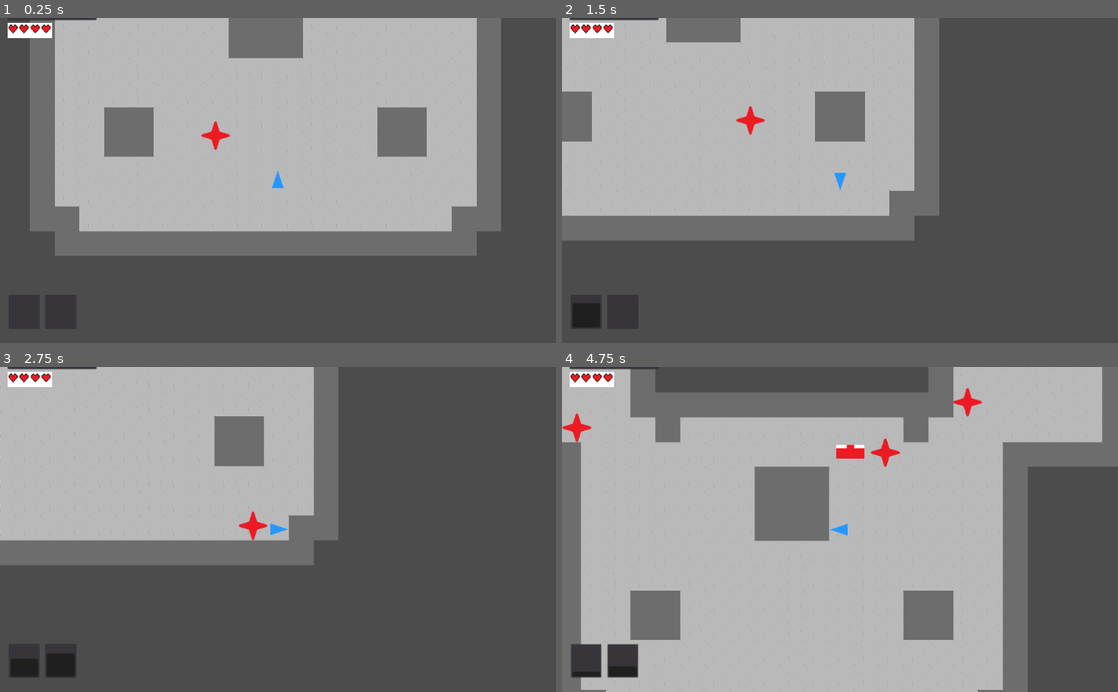
Above: before the commit, frames 1-4 (two rows, left to right).
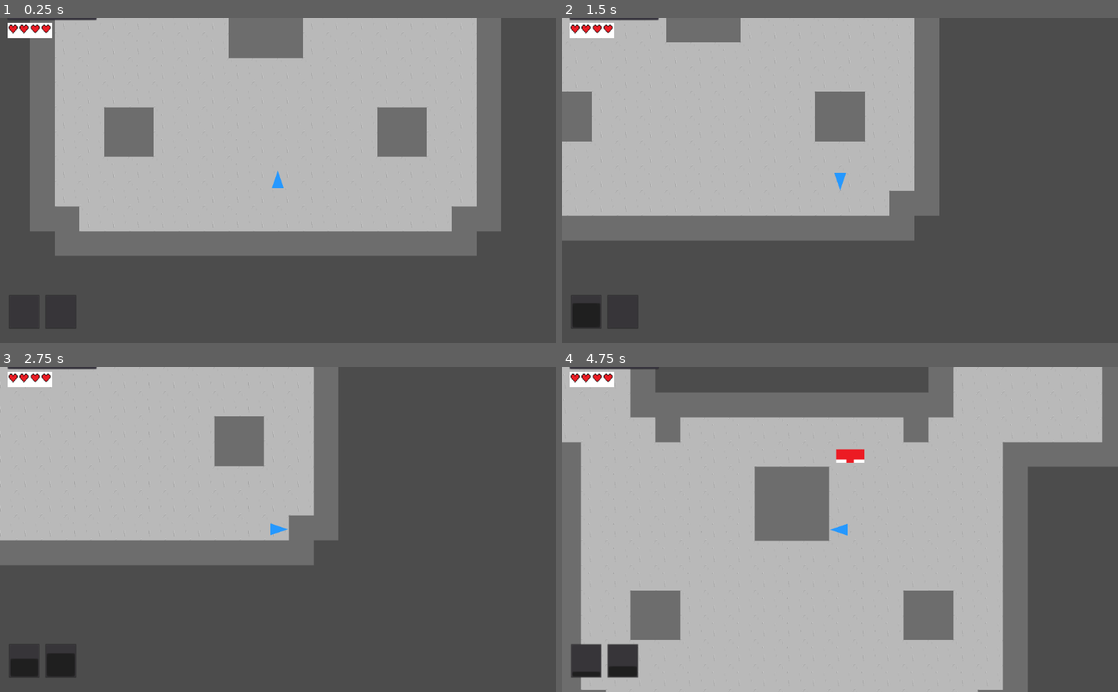
Above: after the commit, the same moments.

Repository: steagray/FA22-Senior-Design
Game: Godot game, scene res://Scenes/Enemy Test Scene.tscn
Same seed, same stepped clock (60 frames per second), same inputs: the game is played once before the commit and once after it.
Inputs:
- Up to frame 1 (0.25 s): no input
- Up to frame 2 (1.5 s): tap Enter at 0.5 s; hold Right (ui_right) 0.53-1.28 s; hold Z (spell_one) 0.53-1.28 s; hold Down (ui_down) from 1.28 s (still down); tap X (spell_two) at 1.35 s
- Up to frame 3 (2.75 s): release Down (ui_down) at 2.03 s; hold Right (ui_right) from 2.03 s (still down); hold Z (spell_one) from 2.03 s (still down)
- Up to frame 4 (4.75 s): tap Space at 2.75 s; release Right (ui_right) at 2.78 s; release Z (spell_one) at 2.78 s; hold Up (ui_up) 2.78-3.53 s; tap X (spell_two) at 2.85, 4.35 s; hold Z (spell_one) 3.53-4.28 s; hold Left (ui_left) from 3.53 s (still down)

The runs differ from the first frame. In frame 1, 0.2% of the frame differs, in the area x 36-42%, y 31-41%; in frame 2, 0.2%; in frame 3, 0.2%; in frame 4, 0.6%, in the area x 0-76%, y 6-31%.

Commit message:
music added to tut + ranged progress

Diff:
--- a/Scenes/Enemy Test Scene.tscn
+++ b/Scenes/Enemy Test Scene.tscn
@@ -1,11 +1,13 @@
-[gd_scene load_steps=5 format=2]
+[gd_scene load_steps=6 format=2]
 
 [ext_resource path="res://Scenes/Player.tscn" type="PackedScene" id=1]
 [ext_resource path="res://dungeon_floor_and_wall.tres" type="TileSet" id=2]
 [ext_resource path="res://Scenes/MeleeTank1.tscn" type="PackedScene" id=3]
 [ext_resource path="res://Scenes/RangedUnit1.tscn" type="PackedScene" id=4]
+[ext_resource path="res://Scripts/Enemy Test Scene.gd" type="Script" id=5]
 
 [node name="Node2D" type="Node2D"]
+script = ExtResource( 5 )
 
 [node name="Ground" type="TileMap" parent="."]
 tile_set = ExtResource( 2 )
@@ -15,11 +17,11 @@
 [node name="KinematicPlayer2D" parent="." instance=ExtResource( 1 )]
 position = Vector2( 896, 893 )
 
+[node name="MeleeTank1" parent="." instance=ExtResource( 3 )]
+position = Vector2( 1474, 194 )
+
 [node name="MeleeTank2" parent="." instance=ExtResource( 3 )]
 position = Vector2( 735, 778 )
-
-[node name="MeleeTank1" parent="." instance=ExtResource( 3 )]
-position = Vector2( 1474, 194 )
 
 [node name="MeleeTank3" parent="." instance=ExtResource( 3 )]
 position = Vector2( 228, 127 )
--- a/Scenes/RangedUnit1.tscn
+++ b/Scenes/RangedUnit1.tscn
@@ -6,12 +6,31 @@
 [sub_resource type="RectangleShape2D" id=1]
 extents = Vector2( 36.5, 18 )
 
+[sub_resource type="RectangleShape2D" id=2]
+extents = Vector2( 517.5, 10 )
+
 [node name="RangedUnit1" type="KinematicBody2D"]
 script = ExtResource( 2 )
 
 [node name="Sprite" type="Sprite" parent="."]
+rotation = 1.5708
 texture = ExtResource( 1 )
 
 [node name="CollisionShape2D" type="CollisionShape2D" parent="."]
 position = Vector2( 0.5, 0 )
+rotation = 1.5708
 shape = SubResource( 1 )
+
+[node name="AimingLine" type="Area2D" parent="."]
+
+[node name="CollisionShape2D" type="CollisionShape2D" parent="AimingLine"]
+position = Vector2( 507.5, 0 )
+shape = SubResource( 2 )
+
+[node name="pew" type="AudioStreamPlayer" parent="."]
+
+[node name="Cooldown" type="Timer" parent="."]
+wait_time = 1.5
+one_shot = true
+
+[connection signal="body_entered" from="AimingLine" to="." method="_on_AimingLine_body_entered"]
--- a/Scenes/Tutorial.tscn
+++ b/Scenes/Tutorial.tscn
@@ -1,8 +1,9 @@
-[gd_scene load_steps=9 format=2]
+[gd_scene load_steps=10 format=2]
 
 [ext_resource path="res://Scenes/Player.tscn" type="PackedScene" id=1]
 [ext_resource path="res://Scenes/MeleeTank1.tscn" type="PackedScene" id=2]
 [ext_resource path="res://Assets/TutorailTilesetTest.png" type="Texture" id=3]
+[ext_resource path="res://Music/Screen Saver.mp3" type="AudioStream" id=4]
 [ext_resource path="res://Scripts/Tutorial.gd" type="Script" id=5]
 
 [sub_resource type="ConvexPolygonShape2D" id=6]
@@ -118,4 +119,11 @@
 [node name="MeleeTank3" parent="." instance=ExtResource( 2 )]
 position = Vector2( 4586, 791 )
 
+[node name="BGM" type="AudioStreamPlayer" parent="."]
+stream = ExtResource( 4 )
+autoplay = true
+
 [connection signal="body_entered" from="OverworldLoad" to="." method="_on_OverworldLoad_body_entered"]
+[connection signal="death" from="MeleeTank1" to="." method="_on_EnemyDeath"]
+[connection signal="death" from="MeleeTank2" to="." method="_on_EnemyDeath"]
+[connection signal="death" from="MeleeTank3" to="." method="_on_EnemyDeath"]
--- /dev/null
+++ b/Scripts/Enemy Test Scene.gd
@@ -0,0 +1,18 @@
+extends Node2D
+
+
+# Declare member variables here. Examples:
+# var a = 2
+# var b = "text"
+
+
+# Called when the node enters the scene tree for the first time.
+func _ready():
+	for i in range(1, 4):
+		get_node("MeleeTank" + str(i)).queue_free()
+	pass # Replace with function body.
+
+
+# Called every frame. 'delta' is the elapsed time since the previous frame.
+#func _process(delta):
+#	pass
--- a/Scripts/RangedUnit1.gd
+++ b/Scripts/RangedUnit1.gd
@@ -3,6 +3,8 @@
 var velocity = Vector2.ZERO
 var speed = 250
 var player
+var i = 0
+
 # Called when the node enters the scene tree for the first time.
 func _ready():
 	player = get_tree().root.get_node("Node2D/KinematicPlayer2D")
@@ -14,18 +16,35 @@
 func lineUp():
 	var distx = player.position.x - self.position.x
 	var disty = player.position.y - self.position.y
-	if abs(distx) <= 20 || abs(disty) <= 20:
-		velocity = Vector2.ZERO
-		return
 
 	if abs(distx) < abs(disty):
-		# Attempt to line up horizontally
+		# Attempt to line up vertically and face player
 		velocity = Vector2(speed * (distx/abs(distx)), 0)
-	elif abs(disty) < abs(distx):
-		# Attempt to line up vertically
+		if disty > 0:
+			rotation_degrees = 90
+		if disty < 0:
+			rotation_degrees = 270
+	if abs(disty) < abs(distx):
+		# Attempt to line up horizontally and face player
 		velocity = Vector2(0, speed * (disty/abs(disty)))
-	else:
+		if distx < 0:
+			rotation_degrees = 180
+		if distx > 0:
+			rotation_degrees = 0
+	# If lined up, stop moving and fire a shot
+	if abs(distx) <= 20 || abs(disty) <= 20:
 		velocity = Vector2.ZERO
 
 func shoot():
+	$pew.play() # actually needs an SFX
+	print("PEW " + str(i))
 	pass
+
+
+func _on_AimingLine_body_entered(body):
+	if body.get_instance_id() == player.get_instance_id():
+		if not $Cooldown.time_left > 0:
+			$Cooldown.start()
+			yield(get_tree().create_timer(1), "timeout")
+			i += 1
+			shoot()
--- a/Scripts/Tutorial.gd
+++ b/Scripts/Tutorial.gd
@@ -5,6 +5,7 @@
 var firstElem = false # Checks whether user grabbed the first element yet
 var secondElem = false # Checks whether user grabbed the second element yet
 var elemOrder = []
+var enemiesLeft = 3
 
 # Called when the node enters the scene tree for the first time.
 func _enter_tree():
@@ -26,7 +27,10 @@
 		get_tree().change_scene("res://Scenes/Overworld.tscn")
 		return
 
+func openDoor():
+	pass
 
-# Called every frame. 'delta' is the elapsed time since the previous frame.
-#func _process(delta):
-#	pass
+func _on_EnemyDeath():
+	enemiesLeft -= 1
+	if enemiesLeft == 0:
+		openDoor()
--- a/Scripts/tanky_melee_enemy.gd
+++ b/Scripts/tanky_melee_enemy.gd
@@ -8,6 +8,7 @@
 var player
 
 signal playerCollide
+signal death
 
 func _ready():
 	player = get_tree().root.get_node("Node2D/KinematicPlayer2D")
@@ -16,7 +17,8 @@
 
 # Called when the node is about to leave SceneTree upon freeing or scene changing
 func _exit_tree():
-	pass
+	emit_signal("death")
+
 
 func _physics_process(delta):
 	move_and_slide(velocity)
Not shown, added: Music/Screen Saver.mp3.import
Not shown: 1 places in Scenes/RangedUnit1.tscn that only renumber resources
